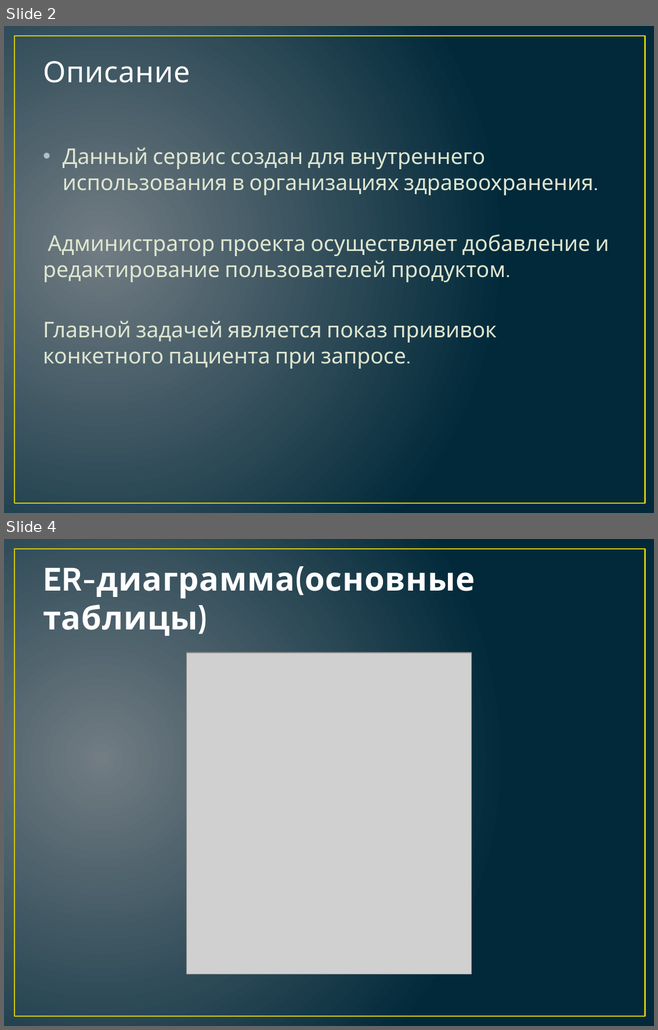
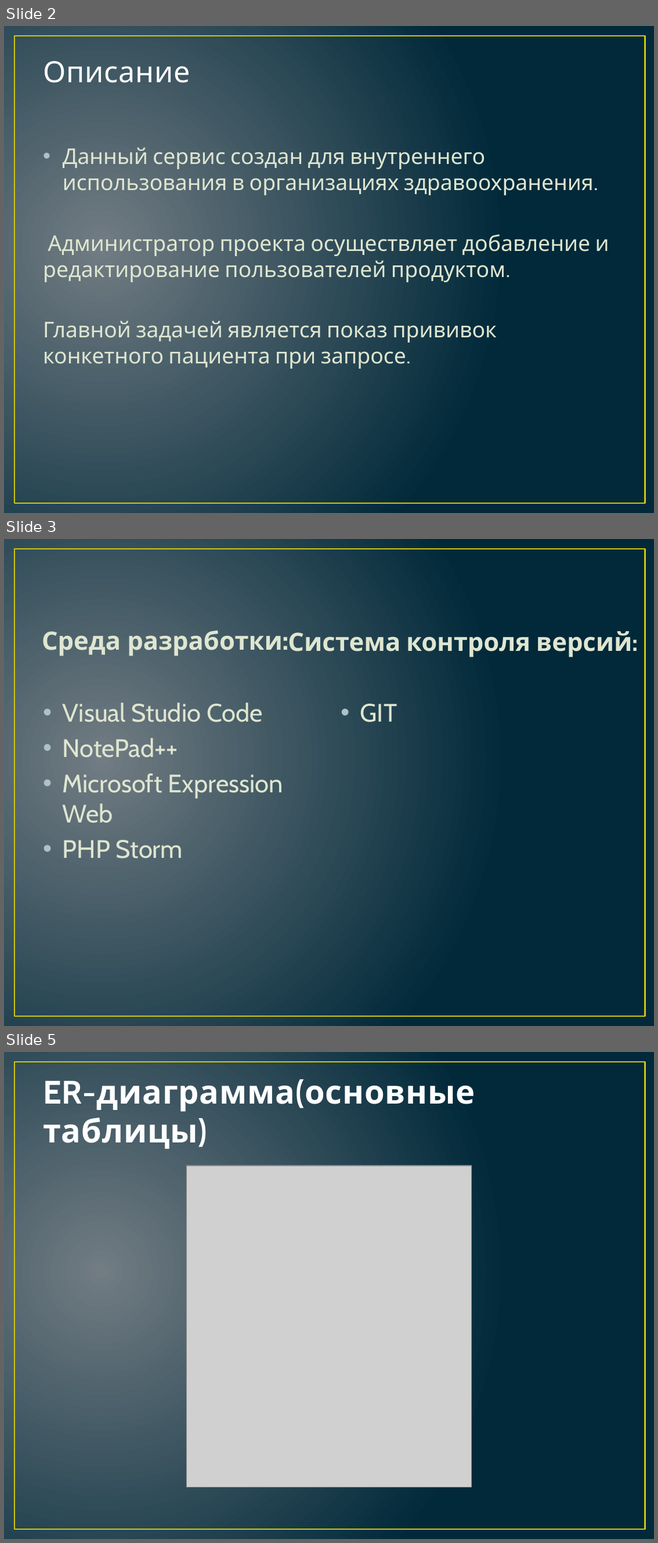
Before and after one commit to olganaumchyk/medkarta, a slide deck: Веб-сервис по работе с прививками.pptm. Shown one above the other, each under a label of ours: slides 2 and 4 before the commit, slides 2, 3 and 5 after it; the slides between them are not shown. The pictures are 658x1030 and 658x1543 pixels, drawn with LibreOffice and Linux fonts; fonts in the diff are those of the drawing; grey boxes stand for pictures. Boxes give left, top, right and bottom in pixels: in the first picture for what was removed or moved away, otherwise in the second. Text is boxed around its words. In the diff, an @@ line names an element or a change of style, - is before the commit and + after.

```diff
--- a/Веб-сервис по работе с прививками.pptm
+++ b/Веб-сервис по работе с прививками.pptm
@@ slide 3 added at box(4, 539, 654, 1026), background gradient #717C84 to #01293A; not listed: 1 template element that a slide beside it also shows @@
@@ text added at box(42, 631, 282, 656), 28 pt, text #DFE6D0, bold @@
+Среда разработки:
@@ text added at box(288, 631, 638, 657), 28 pt, text #DFE6D0, bold @@
+Система контроля версий:
@@ text added at box(63, 703, 283, 859), 28 pt, text #DFE6D0 @@
+• Visual Studio Code
+• NotePad++
+• Microsoft Expression Web
+• PHP Storm
@@ text added at box(360, 704, 397, 722), 28 pt, text #DFE6D0 @@
+• GIT
@@ what was slide 4 is now slide 5 @@
```
Also in this commit, not shown: 1 other slide added, 1 slide removed, 8 other files.
